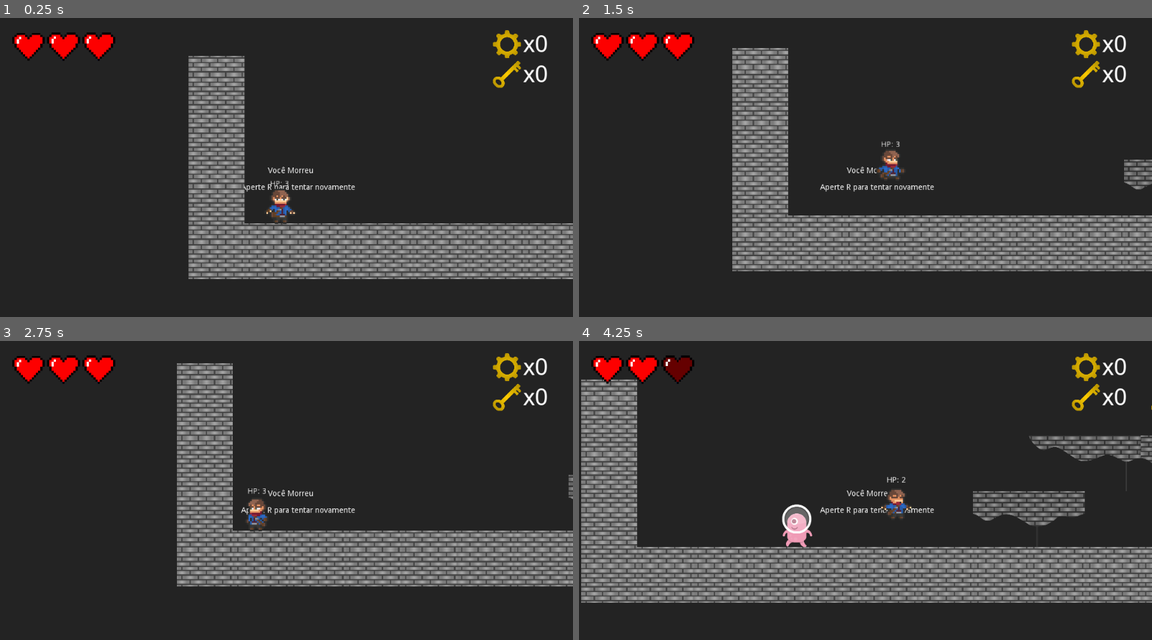
Above: before the commit, frames 1-4 (two rows, left to right).
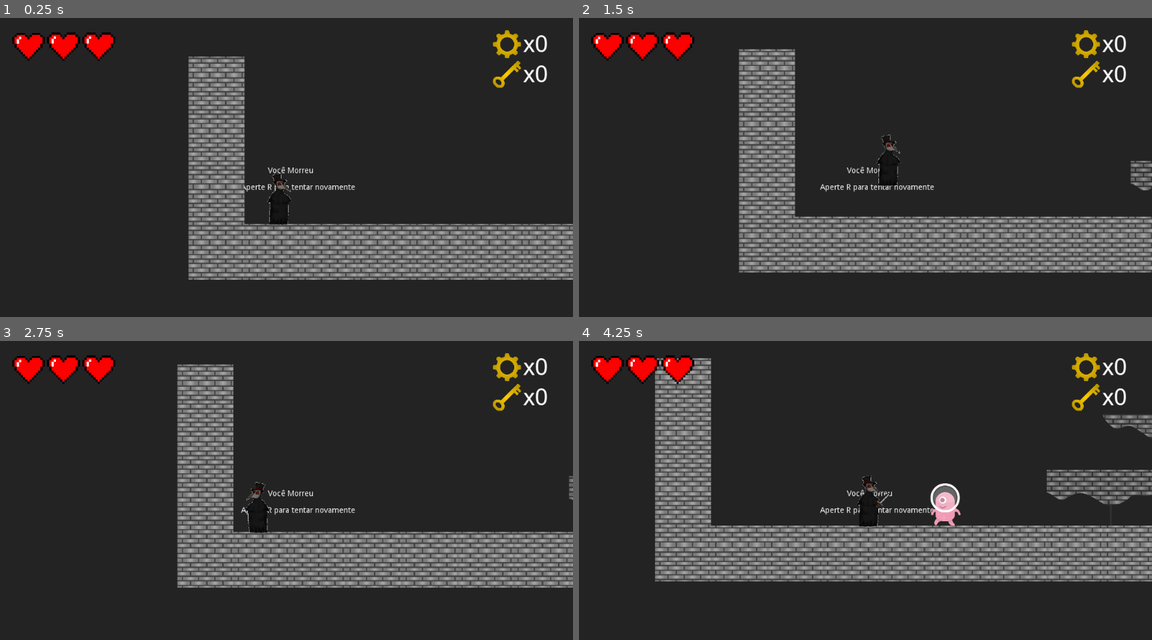
Above: after the commit, the same moments.

Repository: RodrigoSonego/the-beasts-call
Game: Godot game, scene res://scenes/levels/GameManager.tscn
Two runs of this game, one before a commit and one after it. Both use one fixed random seed, a clock stepped at 60 frames per second and the inputs below.
Inputs (mouse positions are in pixels of both pictures, inside the frame that each line leads up to):
- Up to frame 1 (0.25 s): no input
- Up to frame 2 (1.5 s): tap R (reset_level) at 0.5, 1.25 s; move the mouse to (991, 167) at 0.52 s; hold Right (move_right) from 0.53 s (still down); tap Z (attack) at 0.6 s; tap Up (jump) at 0.77, 0.8, 1.07, 1.35 s; move the mouse to (750, 203) at 1.27 s
- Up to frame 3 (2.75 s): tap Up (jump) at 1.52, 1.82, 2.3 s; tap Z (attack) at 1.55, 2.1 s; tap R (reset_level) at 2 s; move the mouse to (343, 433) at 2.02 s; release Right (move_right) at 2.03 s; hold Left (move_left) from 2.03 s (still down)
- Up to frame 4 (4.25 s): tap R (reset_level) at 2.75, 3.5 s; move the mouse to (836, 574) at 2.77 s; release Left (move_left) at 2.78 s; hold Right (move_right) from 2.78 s (still down); tap Down (interact_with_door) at 2.85 s; tap Up (jump) at 3.02, 3.32, 3.77, 3.8, 4.07 s; tap Z (attack) at 3.05, 3.6 s; move the mouse to (1037, 559) at 3.52 s

The runs differ from the first frame. In frame 1, 4.1% of the frame differs, in the area x 32-100%, y 12-88%; in frame 2, 15%; in frame 3, 9.4%; in frame 4, 38%, in the area x 0-100%, y 5-88%.

Commit message:
update: player sprites and animation

Diff:
--- a/scenes/actors/Player.tscn
+++ b/scenes/actors/Player.tscn
@@ -1,70 +1,59 @@
-[gd_scene load_steps=54 format=2]
-
-[ext_resource path="res://sprites/player/Adventurer Sprite Sheet v1.1.png" type="Texture" id=1]
+[gd_scene load_steps=56 format=2]
+
+[ext_resource path="res://sprites/player/Plague doc pixel 3 cima para animação de pular.png" type="Texture" id=1]
 [ext_resource path="res://scripts/actors/Player.gd" type="Script" id=2]
-
-[sub_resource type="RectangleShape2D" id=2]
-extents = Vector2( 11, 18.75 )
-
-[sub_resource type="RectangleShape2D" id=33]
-extents = Vector2( 15, 29 )
-
-[sub_resource type="RectangleShape2D" id=1]
-extents = Vector2( 15, 4.125 )
-
-[sub_resource type="Animation" id=3]
+[ext_resource path="res://sprites/player/Plague doc pixel ataque.png" type="Texture" id=3]
+[ext_resource path="res://sprites/player/Plague doc pixel 2 p animação de andar.png" type="Texture" id=4]
+[ext_resource path="res://sprites/player/Plague doc pixel.png" type="Texture" id=5]
+
+[sub_resource type="Animation" id=62]
 length = 0.001
-
-[sub_resource type="Animation" id=4]
+tracks/0/type = "value"
+tracks/0/path = NodePath(".:texture")
+tracks/0/interp = 1
+tracks/0/loop_wrap = true
+tracks/0/imported = false
+tracks/0/enabled = true
+tracks/0/keys = {
+"times": PoolRealArray( 0 ),
+"transitions": PoolRealArray( 1 ),
+"update": 0,
+"values": [ ExtResource( 5 ) ]
+}
+
+[sub_resource type="Animation" id=63]
 resource_name = "attack"
-length = 0.55
-loop = true
-tracks/0/type = "value"
-tracks/0/path = NodePath("SpritePivot/Sprite:frame_coords")
-tracks/0/interp = 1
-tracks/0/loop_wrap = true
-tracks/0/imported = false
-tracks/0/enabled = true
-tracks/0/keys = {
-"times": PoolRealArray( 0, 0.1, 0.2, 0.3, 0.4, 0.5 ),
-"transitions": PoolRealArray( 1, 1, 1, 1, 1, 1 ),
-"update": 1,
-"values": [ Vector2( 0, 3 ), Vector2( 1, 3 ), Vector2( 2, 3 ), Vector2( 3, 3 ), Vector2( 4, 3 ), Vector2( 5, 3 ) ]
+length = 0.6
+tracks/0/type = "value"
+tracks/0/path = NodePath(".:texture")
+tracks/0/interp = 1
+tracks/0/loop_wrap = true
+tracks/0/imported = false
+tracks/0/enabled = true
+tracks/0/keys = {
+"times": PoolRealArray( 0, 0.2 ),
+"transitions": PoolRealArray( 1, 1 ),
+"update": 1,
+"values": [ ExtResource( 5 ), ExtResource( 3 ) ]
 }
 tracks/1/type = "value"
-tracks/1/path = NodePath("SpritePivot/Sprite/AttackHitbox/CollisionShape2D:disabled")
+tracks/1/path = NodePath("AttackHitbox/CollisionShape2D:disabled")
 tracks/1/interp = 1
 tracks/1/loop_wrap = true
 tracks/1/imported = false
 tracks/1/enabled = true
 tracks/1/keys = {
-"times": PoolRealArray( 0.1, 0.3 ),
-"transitions": PoolRealArray( 1, 1 ),
-"update": 1,
-"values": [ false, true ]
-}
-
-[sub_resource type="Animation" id=34]
+"times": PoolRealArray( 0, 0.2, 0.6 ),
+"transitions": PoolRealArray( 1, 1, 1 ),
+"update": 1,
+"values": [ true, false, true ]
+}
+
+[sub_resource type="Animation" id=64]
 resource_name = "die"
-length = 0.8
-tracks/0/type = "value"
-tracks/0/path = NodePath("SpritePivot/Sprite:frame_coords")
-tracks/0/interp = 1
-tracks/0/loop_wrap = true
-tracks/0/imported = false
-tracks/0/enabled = true
-tracks/0/keys = {
-"times": PoolRealArray( 0, 0.2, 0.4, 0.6 ),
-"transitions": PoolRealArray( 1, 1, 1, 1 ),
-"update": 1,
-"values": [ Vector2( 3, 7 ), Vector2( 4, 7 ), Vector2( 5, 7 ), Vector2( 6, 7 ) ]
-}
-
-[sub_resource type="Animation" id=5]
-resource_name = "falling"
-length = 0.1
-tracks/0/type = "value"
-tracks/0/path = NodePath("SpritePivot/Sprite:frame_coords")
+length = 0.3
+tracks/0/type = "value"
+tracks/0/path = NodePath(".:texture")
 tracks/0/interp = 1
 tracks/0/loop_wrap = true
 tracks/0/imported = false
@@ -72,104 +61,113 @@
 tracks/0/keys = {
 "times": PoolRealArray( 0 ),
 "transitions": PoolRealArray( 1 ),
-"update": 0,
-"values": [ Vector2( 4, 5 ) ]
-}
-
-[sub_resource type="Animation" id=6]
+"update": 1,
+"values": [ ExtResource( 5 ) ]
+}
+
+[sub_resource type="Animation" id=65]
 resource_name = "idle"
-length = 2.0
+length = 0.1
 loop = true
 tracks/0/type = "value"
-tracks/0/path = NodePath("SpritePivot/Sprite:frame")
-tracks/0/interp = 1
-tracks/0/loop_wrap = true
-tracks/0/imported = false
-tracks/0/enabled = true
-tracks/0/keys = {
-"times": PoolRealArray( 0, 0.1, 0.2, 0.3, 0.4, 0.5, 0.6, 0.7, 0.8, 0.9, 1, 1.1, 1.2, 1.9 ),
-"transitions": PoolRealArray( 1, 1, 1, 1, 1, 1, 1, 1, 1, 1, 1, 1, 1, 1 ),
-"update": 1,
-"values": [ 0, 1, 2, 3, 4, 5, 6, 7, 8, 9, 10, 11, 12, 0 ]
-}
-
-[sub_resource type="Animation" id=7]
+tracks/0/path = NodePath(".:texture")
+tracks/0/interp = 1
+tracks/0/loop_wrap = true
+tracks/0/imported = false
+tracks/0/enabled = true
+tracks/0/keys = {
+"times": PoolRealArray( 0 ),
+"transitions": PoolRealArray( 1 ),
+"update": 1,
+"values": [ ExtResource( 5 ) ]
+}
+
+[sub_resource type="Animation" id=66]
 resource_name = "jump"
+length = 0.6
+loop = true
+tracks/0/type = "value"
+tracks/0/path = NodePath(".:texture")
+tracks/0/interp = 1
+tracks/0/loop_wrap = true
+tracks/0/imported = false
+tracks/0/enabled = true
+tracks/0/keys = {
+"times": PoolRealArray( 0, 0.2, 0.4 ),
+"transitions": PoolRealArray( 1, 1, 1 ),
+"update": 1,
+"values": [ ExtResource( 5 ), ExtResource( 4 ), ExtResource( 1 ) ]
+}
+
+[sub_resource type="Animation" id=67]
+resource_name = "jump_attack"
 length = 0.4
 tracks/0/type = "value"
-tracks/0/path = NodePath("SpritePivot/Sprite:frame_coords")
-tracks/0/interp = 1
-tracks/0/loop_wrap = true
-tracks/0/imported = false
-tracks/0/enabled = true
-tracks/0/keys = {
-"times": PoolRealArray( 0, 0.1, 0.2, 0.3 ),
-"transitions": PoolRealArray( 1, 1, 1, 1 ),
-"update": 1,
-"values": [ Vector2( 0, 5 ), Vector2( 1, 5 ), Vector2( 2, 5 ), Vector2( 3, 5 ) ]
-}
-
-[sub_resource type="Animation" id=27]
-resource_name = "jump_attack"
-length = 0.65
-loop = true
-tracks/0/type = "value"
-tracks/0/path = NodePath("SpritePivot/Sprite:frame_coords")
-tracks/0/interp = 1
-tracks/0/loop_wrap = true
-tracks/0/imported = false
-tracks/0/enabled = true
-tracks/0/keys = {
-"times": PoolRealArray( 0, 0.1, 0.2, 0.3, 0.4, 0.5, 0.6 ),
-"transitions": PoolRealArray( 1, 1, 1, 1, 1, 1, 1 ),
-"update": 1,
-"values": [ Vector2( 0, 3 ), Vector2( 1, 3 ), Vector2( 2, 3 ), Vector2( 3, 3 ), Vector2( 4, 3 ), Vector2( 5, 3 ), Vector2( 7, 3 ) ]
+tracks/0/path = NodePath(".:texture")
+tracks/0/interp = 1
+tracks/0/loop_wrap = true
+tracks/0/imported = false
+tracks/0/enabled = true
+tracks/0/keys = {
+"times": PoolRealArray( 0, 0.2 ),
+"transitions": PoolRealArray( 1, 1 ),
+"update": 1,
+"values": [ ExtResource( 5 ), ExtResource( 3 ) ]
 }
 tracks/1/type = "value"
-tracks/1/path = NodePath("SpritePivot/Sprite/AttackHitbox/CollisionShape2D:disabled")
+tracks/1/path = NodePath("AttackHitbox/CollisionShape2D:disabled")
 tracks/1/interp = 1
 tracks/1/loop_wrap = true
 tracks/1/imported = false
 tracks/1/enabled = true
 tracks/1/keys = {
-"times": PoolRealArray( 0.1, 0.4 ),
-"transitions": PoolRealArray( 1, 1 ),
-"update": 1,
-"values": [ false, true ]
-}
-
-[sub_resource type="Animation" id=35]
+"times": PoolRealArray( 0, 0.2, 0.4 ),
+"transitions": PoolRealArray( 1, 1, 1 ),
+"update": 1,
+"values": [ true, false, true ]
+}
+
+[sub_resource type="Animation" id=68]
 resource_name = "take_damage"
+length = 0.3
+tracks/0/type = "value"
+tracks/0/path = NodePath(".:texture")
+tracks/0/interp = 1
+tracks/0/loop_wrap = true
+tracks/0/imported = false
+tracks/0/enabled = true
+tracks/0/keys = {
+"times": PoolRealArray( 0 ),
+"transitions": PoolRealArray( 1 ),
+"update": 1,
+"values": [ ExtResource( 5 ) ]
+}
+
+[sub_resource type="Animation" id=69]
+resource_name = "walk"
 length = 0.4
-tracks/0/type = "value"
-tracks/0/path = NodePath("SpritePivot/Sprite:frame_coords")
-tracks/0/interp = 1
-tracks/0/loop_wrap = true
-tracks/0/imported = false
-tracks/0/enabled = true
-tracks/0/keys = {
-"times": PoolRealArray( 0, 0.1, 0.2, 0.3 ),
-"transitions": PoolRealArray( 1, 1, 1, 1 ),
-"update": 1,
-"values": [ Vector2( 0, 6 ), Vector2( 1, 6 ), Vector2( 2, 6 ), Vector2( 3, 6 ) ]
-}
-
-[sub_resource type="Animation" id=8]
-resource_name = "walk"
-length = 0.8
 loop = true
 tracks/0/type = "value"
-tracks/0/path = NodePath("SpritePivot/Sprite:frame")
-tracks/0/interp = 1
-tracks/0/loop_wrap = true
-tracks/0/imported = false
-tracks/0/enabled = true
-tracks/0/keys = {
-"times": PoolRealArray( 0, 0.1, 0.2, 0.3, 0.4, 0.5, 0.6, 0.7 ),
-"transitions": PoolRealArray( 1, 1, 1, 1, 1, 1, 1, 1 ),
-"update": 1,
-"values": [ 13, 14, 15, 16, 17, 18, 19, 20 ]
-}
+tracks/0/path = NodePath(".:texture")
+tracks/0/interp = 1
+tracks/0/loop_wrap = true
+tracks/0/imported = false
+tracks/0/enabled = true
+tracks/0/keys = {
+"times": PoolRealArray( 0, 0.2, 0.4 ),
+"transitions": PoolRealArray( 1, 1, 1 ),
+"update": 1,
+"values": [ ExtResource( 5 ), ExtResource( 4 ), ExtResource( 5 ) ]
+}
+
+[sub_resource type="RectangleShape2D" id=2]
+extents = Vector2( 7.16667, 25.0417 )
+
+[sub_resource type="RectangleShape2D" id=33]
+extents = Vector2( 16.5, 39.5 )
+
+[sub_resource type="RectangleShape2D" id=1]
+extents = Vector2( 16.5, 4.125 )
 
 [sub_resource type="AnimationNodeAnimation" id=9]
 animation = "attack"
@@ -285,7 +283,7 @@
 transitions = [ "idle", "attack", SubResource( 13 ), "attack", "idle", SubResource( 14 ), "idle", "walk", SubResource(  …(1077 unchanged characters)…
 start_node = "idle"
 end_node = "die"
-graph_offset = Vector2( -448.164, 22.0425 )
+graph_offset = Vector2( -448.164, 384.586 )
 
 [sub_resource type="AnimationNodeStateMachinePlayback" id=24]
 
@@ -294,23 +292,34 @@
 
 [node name="SpritePivot" type="Position2D" parent="."]
 
-[node name="Sprite" type="Sprite" parent="SpritePivot"]
-position = Vector2( 6, -16 )
-scale = Vector2( 3, 3 )
-texture = ExtResource( 1 )
-hframes = 13
-vframes = 16
-
-[node name="AttackHitbox" type="Area2D" parent="SpritePivot/Sprite"]
-position = Vector2( 9.33333, 5.33334 )
-scale = Vector2( 0.5, 0.5 )
+[node name="Sprite2" type="Sprite" parent="SpritePivot"]
+position = Vector2( -2, -16 )
+scale = Vector2( 0.0413333, 0.0413333 )
+texture = ExtResource( 5 )
+flip_h = true
+
+[node name="AnimationPlayer" type="AnimationPlayer" parent="SpritePivot/Sprite2"]
+root_node = NodePath("../../Sprite2")
+anims/RESET = SubResource( 62 )
+anims/attack = SubResource( 63 )
+anims/die = SubResource( 64 )
+anims/idle = SubResource( 65 )
+anims/jump = SubResource( 66 )
+anims/jump_attack = SubResource( 67 )
+anims/take_damage = SubResource( 68 )
+anims/walk = SubResource( 69 )
+
+[node name="AttackHitbox" type="Area2D" parent="SpritePivot/Sprite2"]
+position = Vector2( 870.968, 387.097 )
+scale = Vector2( 36.2903, 36.2903 )
 collision_layer = 0
 collision_mask = 2
 __meta__ = {
 "_edit_group_": true
 }
 
-[node name="CollisionShape2D" type="CollisionShape2D" parent="SpritePivot/Sprite/AttackHitbox"]
+[node name="CollisionShape2D" type="CollisionShape2D" parent="SpritePivot/Sprite2/AttackHitbox"]
+position = Vector2( -3.83333, -6.29167 )
 shape = SubResource( 2 )
 disabled = true
 
@@ -319,26 +328,16 @@
 collision_mask = 2
 
 [node name="CollisionShape2D" type="CollisionShape2D" parent="Hurtbox"]
+position = Vector2( -0.5, -10.5 )
 shape = SubResource( 33 )
 
 [node name="PlayerFeet" type="CollisionShape2D" parent="."]
-position = Vector2( 0, 24.125 )
+position = Vector2( -1, 26 )
 shape = SubResource( 1 )
-
-[node name="AnimationPlayer" type="AnimationPlayer" parent="."]
-anims/RESET = SubResource( 3 )
-anims/attack = SubResource( 4 )
-anims/die = SubResource( 34 )
-anims/falling = SubResource( 5 )
-anims/idle = SubResource( 6 )
-anims/jump = SubResource( 7 )
-anims/jump_attack = SubResource( 27 )
-anims/take_damage = SubResource( 35 )
-anims/walk = SubResource( 8 )
 
 [node name="AnimationTree" type="AnimationTree" parent="."]
 tree_root = SubResource( 23 )
-anim_player = NodePath("../AnimationPlayer")
+anim_player = NodePath("../SpritePivot/Sprite2/AnimationPlayer")
 active = true
 process_mode = 0
 parameters/playback = SubResource( 24 )
@@ -347,16 +346,6 @@
 current = true
 smoothing_enabled = true
 
-[node name="HpLabel" type="Label" parent="."]
-margin_left = -38.0
-margin_top = -49.0
-margin_right = 38.0
-margin_bottom = -35.0
-align = 1
-__meta__ = {
-"_edit_use_anchors_": false
-}
-
-[connection signal="area_entered" from="SpritePivot/Sprite/AttackHitbox" to="." method="_on_AttackHitbox_area_entered"]
-[connection signal="body_entered" from="SpritePivot/Sprite/AttackHitbox" to="." method="_on_AttackHitbox_body_entered"]
+[connection signal="area_entered" from="SpritePivot/Sprite2/AttackHitbox" to="." method="_on_AttackHitbox_area_entered"]
+[connection signal="body_entered" from="SpritePivot/Sprite2/AttackHitbox" to="." method="_on_AttackHitbox_body_entered"]
 [connection signal="area_entered" from="Hurtbox" to="." method="_on_Hurtbox_area_entered"]
--- a/scripts/actors/Player.gd
+++ b/scripts/actors/Player.gd
@@ -19,7 +19,6 @@
 
 
 func _physics_process(_delta):
-	$HpLabel.text = "HP: " + str(hp)
 
 	current_state = anim_state_machine.get_current_node()
 
Binary file added: sprites/player/Plague doc pixel 2 p animação de andar.png
Not shown, added: sprites/player/Plague doc pixel 2 p animação de andar.png.import
Binary file added: sprites/player/Plague doc pixel 3 cima para animação de pular.png
Not shown, added: sprites/player/Plague doc pixel 3 cima para animação de pular.png.import
Binary file added: sprites/player/Plague doc pixel ataque.png
Not shown, added: sprites/player/Plague doc pixel ataque.png.import
Binary file added: sprites/player/Plague doc pixel.png
Not shown, added: sprites/player/Plague doc pixel.png.import
